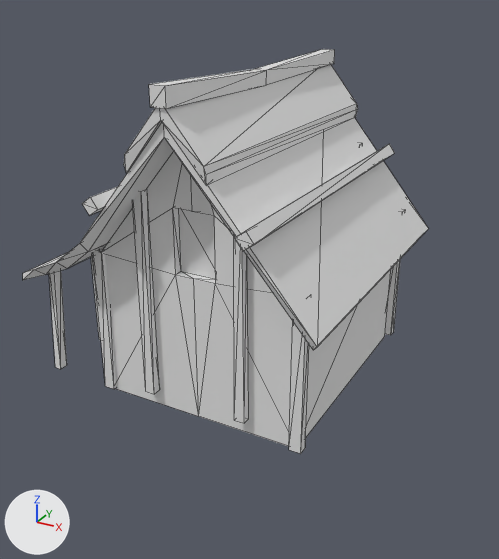
The COLLADA model art/meshes/structural/rus_house_B.dae as it was, and as the next commit left it.
Rendered twice from a 50 mm lens placed at (12.0, -25.5, 14.2), pointed at (-1.5, -0.9, 1.9). The axes (+X, +Y, +Z) are drawn at lower left. The lights are the same throughout. Mesh edges are drawn as thin lines.

The older version as bpy lines, for what is in view:
```python
me_cube_002 = bpy.data.meshes.new('Cube.002')
me_cube_002.from_pydata(...)  # 226 vertices, 302 faces; spans x -2.82..2.26, y -2.75..2.74, z -1.13..4.2
ob_cube = bpy.data.objects.new('Cube', me_cube_002)
ob_cube.location = (-1.64, 0.0, 0.0)
ob_cube.scale = (2.62, 2.62, 2.62)
```
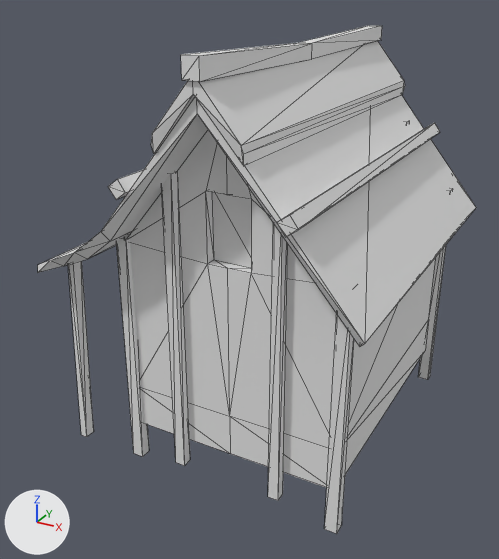
What differs and where, as boxes [x1, y1, x2, y2] in the pictures (499 x 559 px; the box of a moved part takes in the faces that stretch with it):
'Cube', reshaped, moved, rescaled (8% wider, 26% taller): before [23, 49, 428, 454]; after [38, 25, 476, 534]
part 1 of me_cube_002, moved or reshaped (not visible afterwards): before [385, 260, 400, 335]
part 2 of me_cube_002, moved or reshaped (not visible before): after [418, 245, 446, 380]
part 3 of me_cube_002, moved or reshaped: before [93, 247, 117, 389]; after [161, 171, 190, 466]
part 4 of me_cube_002, moved or reshaped: before [289, 322, 309, 454]; after [325, 315, 354, 534]
part 5 of me_cube_002, moved or reshaped: before [133, 189, 159, 394]; after [116, 235, 149, 457]
part 6 of me_cube_002, moved or reshaped: before [49, 271, 67, 369]; after [68, 261, 94, 437]
part 7 of me_cube_002, moved or reshaped (not visible afterwards): before [91, 256, 101, 340]
part 8 of me_cube_002, moved or reshaped: before [82, 187, 117, 216]; after [108, 170, 143, 200]
part 9 of me_cube_002, moved or reshaped: before [235, 144, 394, 251]; after [277, 123, 440, 237]
part 10 of me_cube_002, moved or reshaped: before [149, 49, 335, 109]; after [181, 25, 382, 81]
part 11 of me_cube_002, moved or reshaped: before [124, 65, 358, 185]; after [151, 41, 405, 166]
part 12 of me_cube_002, added: after [127, 130, 436, 488]
part 13 of me_cube_002, added: after [38, 95, 476, 346]
part 14 of me_cube_002, deleted: before [23, 118, 428, 446]
part 15 of me_cube_002, added: after [268, 223, 287, 500]

The edits, one by one:
me_cube_002 is used by ob_cube; location (-1.64, 0.0, 0.0); scale (2.62, 2.62, 2.62).
me_cube_002 had 226 vertices, 302 faces and spanned x -2.82..2.26, y -2.75..2.74, z -1.13..4.2.
me_cube_002 now has 242 vertices, 334 faces and spans x -7.12..6.22, y -7.97..8.04, z -4.98..12.11.
me_cube_002 part 1: the loose piece of 8 vertices spanning x 1.72..1.91, y 1.96..2.12, z -0.94..1.55 is scaled about its middle by (2.32, 2.65, 4.97), then moved by (0.85, 4.37, 1.53).
me_cube_002 part 2: the loose piece of 8 vertices spanning x 0.82..0.99, y 2.05..2.19, z -0.72..2.65 is scaled about its middle by (2.97, 3.39, 2.99), then moved by (4.12, 4.05, -0.85).
me_cube_002 part 3: the loose piece of 8 vertices spanning x -1.77..-1.58, y -2.09..-1.93, z -0.96..1.53 is scaled about its middle by (2.32, 2.65, 4.97), then moved by (-0.07, -4.2, 1.5).
me_cube_002 part 4: the loose piece of 8 vertices spanning x 1.71..1.9, y -2.14..-1.98, z -0.96..1.53 is scaled about its middle by (2.62, 3, 4.05), then moved by (3.21, -4.07, -0.23).
me_cube_002 part 5: the loose piece of 8 vertices spanning x -0.85..-0.68, y -2.16..-2.02, z -0.74..2.63 is scaled about its middle by (2.97, 3.39, 2.99), then moved by (-3.34, -3.88, -0.88).
me_cube_002 part 6: the loose piece of 8 vertices spanning x -2.63..-2.47, y -2.33..-2.09, z -0.72..1.13 is scaled about its middle by (2.62, 3, 4.55), then moved by (-3.87, -4.36, -0.36).
me_cube_002 part 7: the loose piece of 8 vertices spanning x -2.66..-2.5, y -1.21..-1.01, z -0.71..1.14 is scaled about its middle by (2.62, 3, 4.55), then moved by (-3.91, -2.16, -0.34).
me_cube_002 part 8: the loose piece of 8 vertices spanning x -1.27..-0.99, y -2.75..2.73, z 2.36..2.64 is scaled about its middle by (2.62, 2.9, 2.62), then moved by (-1.56, 0.02, 5.14).
me_cube_002 part 9: the loose piece of 8 vertices spanning x 1.16..1.44, y -2.73..2.74, z 2.28..2.56 is scaled about its middle by (2.62, 2.9, 2.62), then moved by (2.39, -0.04, 5.02).
me_cube_002 part 10: the loose piece of 12 vertices spanning x -0.06..0.18, y -2.67..2.66, z 3.88..4.2 is scaled about its middle by (2.62, 3, 2.62), then moved by (0.37, 0.05, 7.64).
me_cube_002 part 11: the loose piece of 16 vertices spanning x -0.58..0.71, y -2.64..2.63, z 3.01..4.0 is scaled about its middle by (2.62, 3, 2.62), then moved by (0.38, 0.05, 6.78).
me_cube_002 part 12: a new loose piece of 28 vertices spanning x -4.07..4.96, y -6.01..5.99, z -3.34..10.37.
me_cube_002 part 13: a new loose piece of 24 vertices spanning x -7.12..6.22, y -7.72..7.7, z 3.63..10.97.
me_cube_002 part 14: 7 loose pieces with 94 vertices, spanning x -2.82..2.26, y -2.59..2.55, z -1.0..3.77, are deleted.
me_cube_002 part 15: 8 vertices added at x 2.37..2.81, y -6.42..-5.99, z -4.41..8.0.
Object 'Cube' (ob_cube) is rescaled from (2.62, 2.62, 2.62) to (1.0, 1.0, 1.0).
Object 'Cube' (ob_cube) moves from (-1.64, 0.0, 0.0) to (0.0, 0.0, 0.0).
